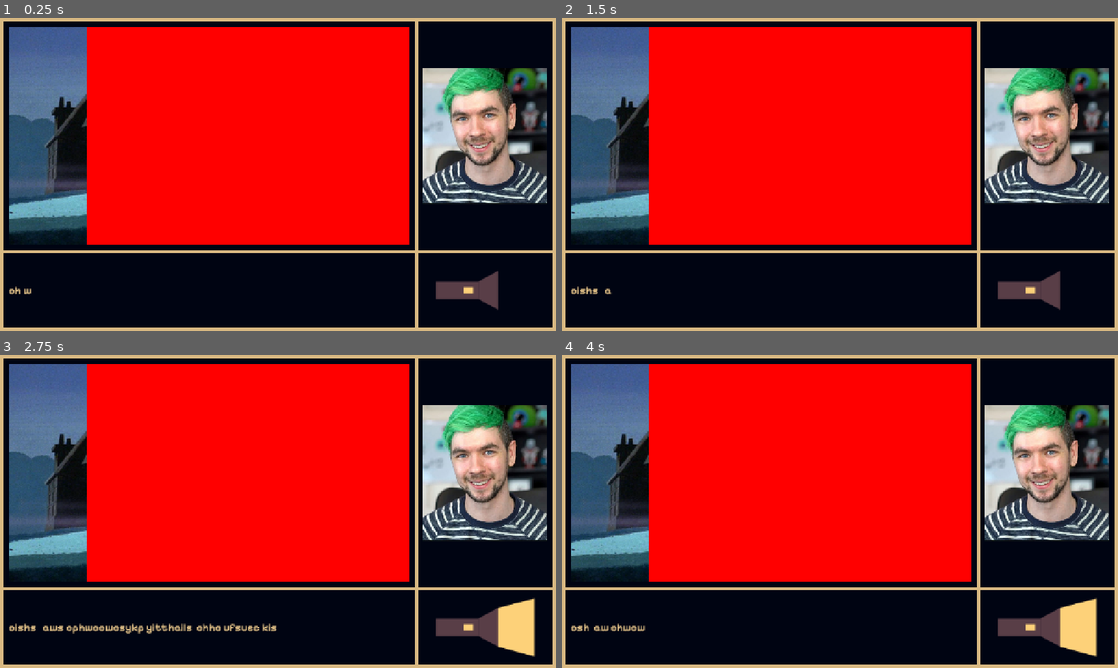
Above: before the commit, frames 1-4 (two rows, left to right).
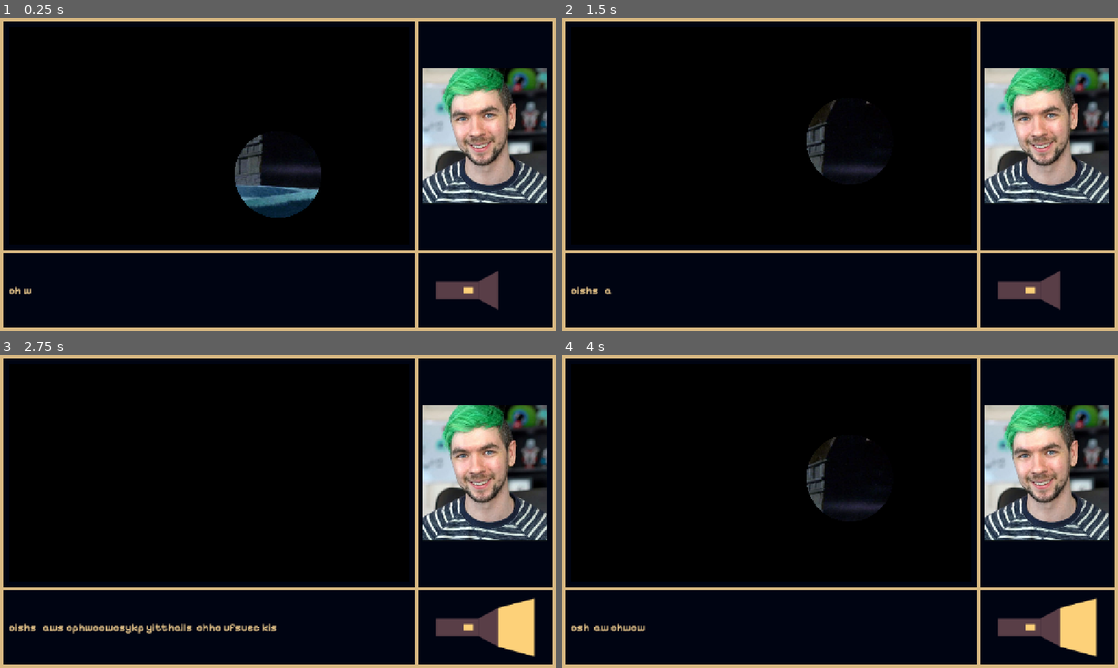
Above: after the commit, the same moments.

Repository: Birdboys/jacksJam
Game: Godot game, scene res://scenes/main_ui.tscn
Two runs of this game, one before a commit and one after it. Both use one fixed random seed, a clock stepped at 60 frames per second and the inputs below.
Inputs (mouse positions are in pixels of both pictures, inside the frame that each line leads up to):
- Up to frame 1 (0.25 s): no input
- Up to frame 2 (1.5 s): click (751, 171) at 0.5 s; click (851, 140) at 1.25 s
- Up to frame 3 (2.75 s): click (483, 627) at 2 s
- Up to frame 4 (4 s): click (751, 508) at 2.75 s; click (851, 477) at 3.5 s

The runs differ from the first frame. In frame 1, 49% of the frame differs, in the area x 1-74%, y 2-73%; in frame 2, 49%; in frame 3, 49%; in frame 4, 49%.

Commit message:
flashlight shader works

Diff:
--- a/project.godot
+++ b/project.godot
@@ -26,3 +26,10 @@
 window/size/mode=3
 window/size/resizable=false
 window/stretch/mode="canvas_items"
+
+[shader_globals]
+
+mouse_pos={
+"type": "vec2",
+"value": Vector2(200, 0)
+}
--- a/scenes/room_scenes/front_door_test.tscn
+++ b/scenes/room_scenes/front_door_test.tscn
@@ -6,6 +6,7 @@
 
 [sub_resource type="ShaderMaterial" id="ShaderMaterial_rvhvu"]
 shader = ExtResource("1_7a0ik")
+shader_parameter/flashlight_distance = 100.0
 
 [node name="roomTexture" type="TextureRect"]
 material = SubResource("ShaderMaterial_rvhvu")
--- a/scripts/flashlight_mask.gdshader
+++ b/scripts/flashlight_mask.gdshader
@@ -1,15 +1,20 @@
 shader_type canvas_item;
 render_mode world_vertex_coords;
 
+global uniform vec2 mouse_pos;
+uniform float flashlight_distance = 100.0;
 varying vec2 vertex_pos;
+
+
 void vertex() {
 	//vertex_pos = ((PROJECTION_MATRIX * WORLD_MATRIX) * vec4(VERTEX, 0.0, 1.0) * inverse(PROJECTION_MATRIX)).xy;
 	vertex_pos = VERTEX;
 }
 
 void fragment() {
-	if (vertex_pos.x > 200.0){
-		COLOR = vec4(255,0,0,255);
+	float dist = sqrt(pow(vertex_pos.x-mouse_pos.x, 2) + pow(vertex_pos.y-mouse_pos.y, 2));
+	if (dist > flashlight_distance){
+		COLOR = vec4(0,0,0,255);
 	}
 }
 
--- a/scripts/main_ui.gd
+++ b/scripts/main_ui.gd
@@ -13,9 +13,10 @@
 func _ready() -> void:
 	flashlightButton.toggled.connect(toggleFlashlight)
 	loadRoom("front_door_test")
-
+	#RenderingServer.global_shader_parameter_set("mouse_pos", get_global_mouse_position)
 func _process(delta: float) -> void:
 	mouseLabel.global_position = get_global_mouse_position() + Vector2(16, 16)
+	RenderingServer.global_shader_parameter_set("mouse_pos", get_global_mouse_position())
 
 func toggleFlashlight(on: bool):
 	flashlight_on = on
